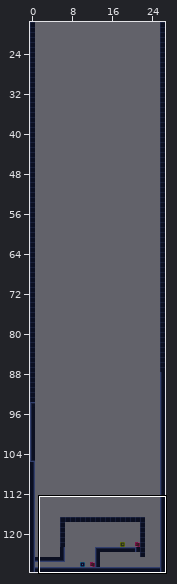
Tiled map (JSON) -- src/resource/map/stage1.json. Above: a wide view before the commit, with the close-up outlined.
Close-up. Earlier state:
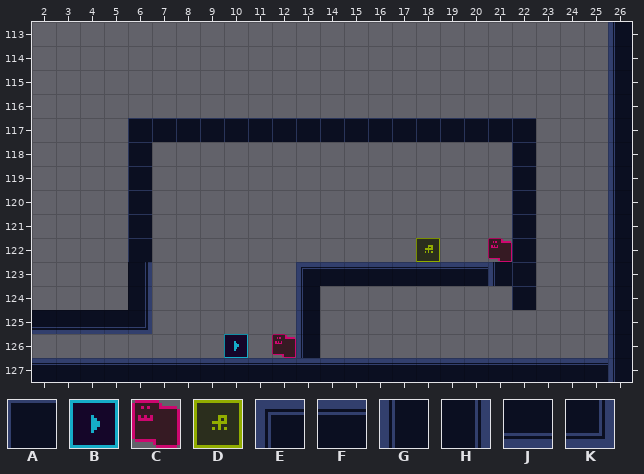
Cells are 16x16 px. Shown: x 2..26, y 113..127.
Key: from "BackGround": A 0, B 1, C 2, D 3, E 52, F 53, G 60, H 62, J 69, K 70.
_ is an empty cell.
Layer "BackGround" before, first column x 2:
113 ________________________G
114 ________________________G
115 ________________________G
116 ________________________G
117 ____AAAAAAAAAAAAAAAAA___G
118 ____A_______________A___G
119 ____A_______________A___G
120 ____A_______________A___G
121 ____A_______________A___G
122 ____A___________D__CA___G
123 ____H______EFFFFFFFGA___G
124 ____H______G________A___G
125 JJJJK______G____________G
126 ________B_CG____________G
127 FFFFFFFFFFFFFFFFFFFFFFFFG
After:
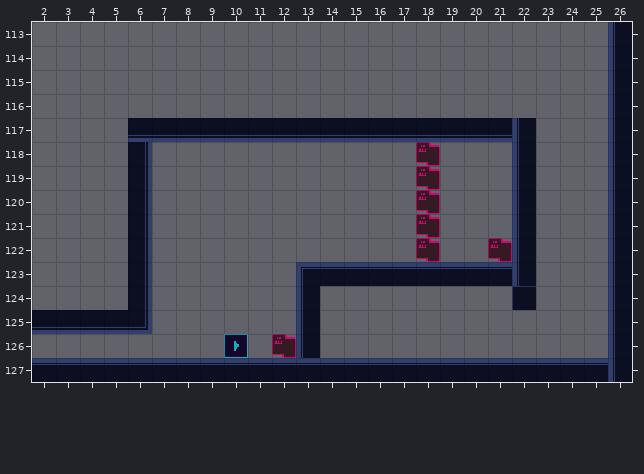
From old to new:
{"where": "layer \"BackGround\""}
{"y":117,"x":6,"old":"AAAAAAAAAAAAAAAAA","new":"JJJJJJJJJJJJJJJJG"}
{"y":118,"x":6,"old":"A","new":"H"}
{"y":118,"x":18,"old":"_","new":"C"}
{"y":118,"x":22,"old":"A","new":"G"}
{"y":119,"x":6,"old":"A","new":"H"}
{"y":119,"x":18,"old":"_","new":"C"}
{"y":119,"x":22,"old":"A","new":"G"}
{"y":120,"x":6,"old":"A","new":"H"}
{"y":120,"x":18,"old":"_","new":"C"}
{"y":120,"x":22,"old":"A","new":"G"}
{"y":121,"x":6,"old":"A","new":"H"}
{"y":121,"x":18,"old":"_","new":"C"}
{"y":121,"x":22,"old":"A","new":"G"}
{"y":122,"x":6,"old":"A","new":"H"}
{"y":122,"x":18,"old":"D","new":"C"}
{"y":122,"x":22,"old":"A","new":"G"}
{"y":123,"x":21,"old":"GA","new":"FG"}
{"label":"changed","picture_box":[128,118,536,286]}
